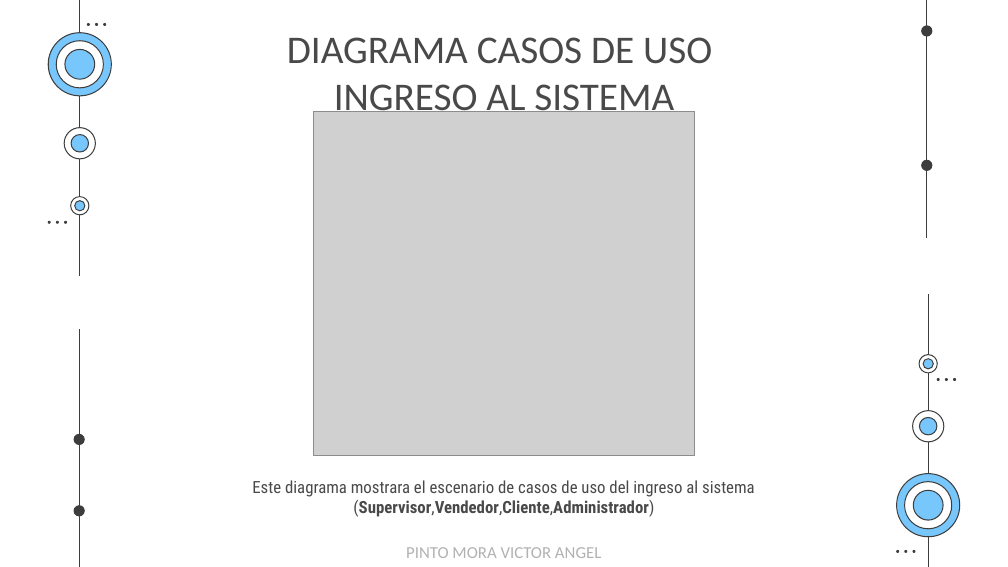
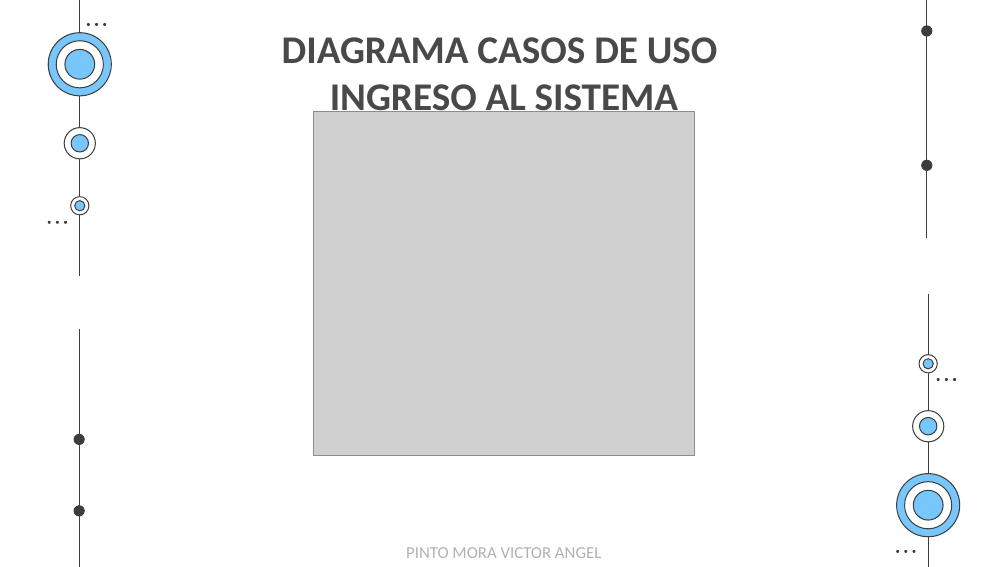
Before and after one commit to EgCooper/Mxt-Technology, a slide deck: slide 31 of Documentacion/Mxt-Technology Presentacion.pptx (slide 30 before the commit). Drawn at 1008x567 pixels with LibreOffice and Linux fonts; fonts in the diff are those of the drawing; grey boxes stand for pictures. Boxes give left, top, right and bottom in pixels: in the first picture for what was removed or moved away, otherwise in the second. Text is boxed around its words. In the diff, an @@ line names an element or a change of style, - is before the commit and + after.

```diff
--- a/Documentacion/Mxt-Technology Presentacion.pptx
+++ b/Documentacion/Mxt-Technology Presentacion.pptx
@@ title "DIAGRAMA CASOS DE USO INGRESO ..." at [282, 37, 718, 112]: bold on @@
@@ text removed at [252, 480, 755, 517] @@
-Este diagrama mostrara el escenario de casos de uso del ingreso al sistema (Supervisor,Vendedor,Cliente,Administrador)
```
Also in this commit, not shown: 43 other slides changed, 1 slide added, 12 slides removed, 1 other file.
